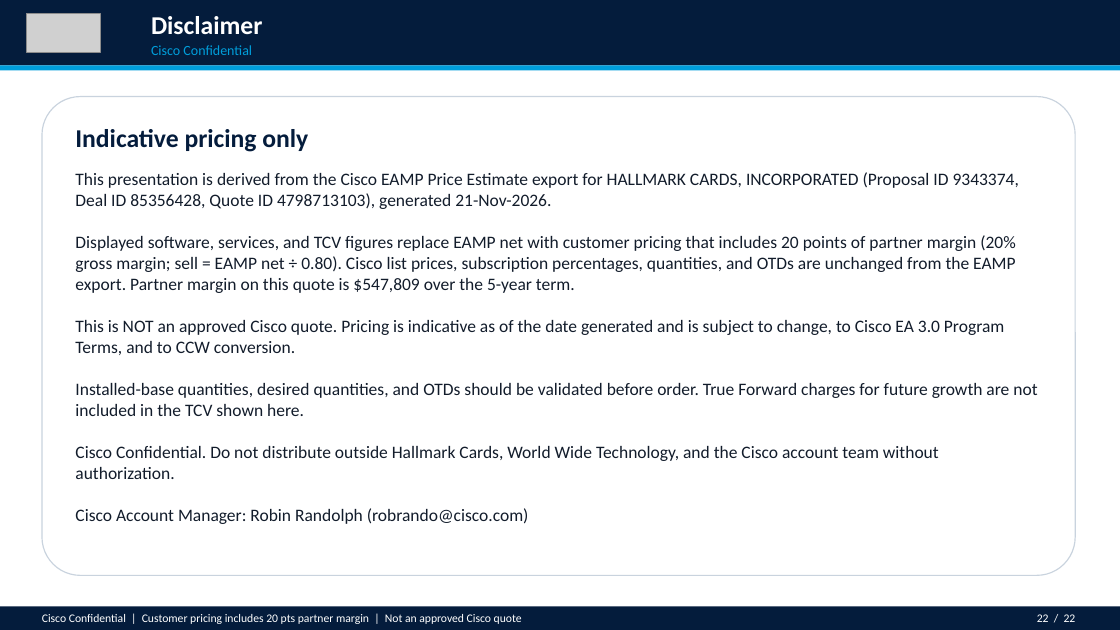
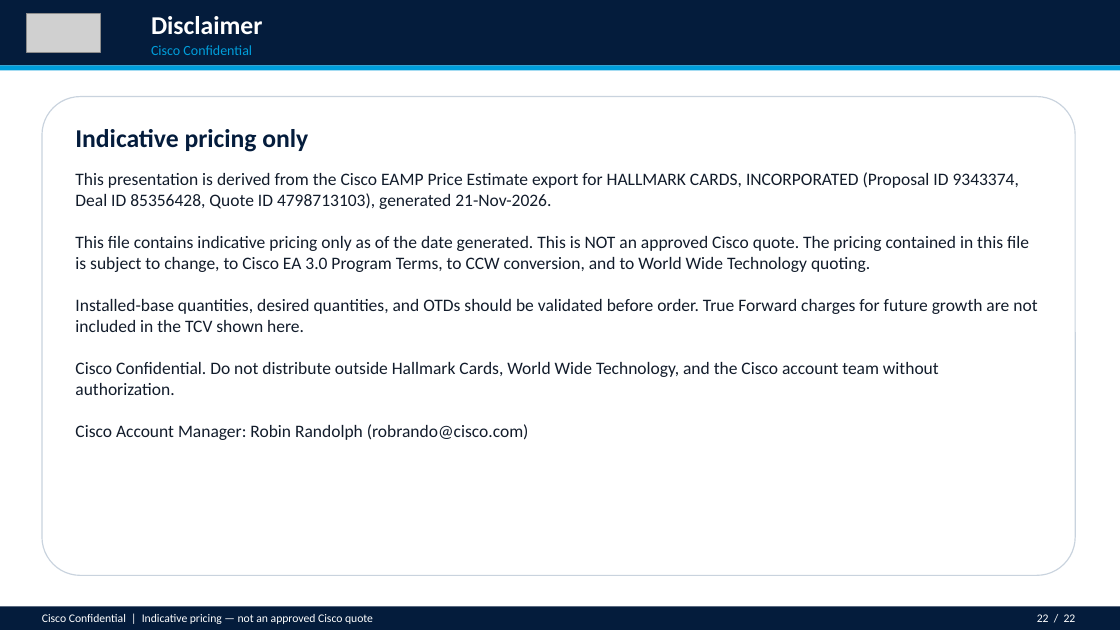
Before and after one commit to chchilds/cxvx, a slide deck: slide 22 of ea-proposal/HALLMARK_CARDS_INCORPORATED_Enterprise_Agreement_Proposal.pptx. Drawn at 1120x630 pixels with LibreOffice and Linux fonts; fonts in the diff are those of the drawing; grey boxes stand for pictures. Boxes give left, top, right and bottom in pixels: in the first picture for what was removed or moved away, otherwise in the second. Text is boxed around its words. In the diff, an @@ line names an element or a change of style, - is before the commit and + after.

```diff
--- a/ea-proposal/HALLMARK_CARDS_INCORPORATED_Enterprise_Agreement_Proposal.pptx
+++ b/ea-proposal/HALLMARK_CARDS_INCORPORATED_Enterprise_Agreement_Proposal.pptx
@@ text at [75, 172, 1037, 440]: text changed @@
-This presentation is derived from the Cisco EAMP Price Estimate export for HALLMARK CARDS, INCORPORATED (Proposal ID 9343374, Deal ID 85356428, Quote ID 4798713103), generated 21-Nov-2026.
-Displayed software, services, and TCV figures replace EAMP net with customer pricing that includes 20 points of partner margin (20% gross margin; sell = EAMP net ÷ 0.80). Cisco list prices, subscription percentages, quantities, and OTDs are unchanged from the EAMP export. Partner margin on this quote is $547,809 over the 5-year term.
-This is NOT an approved Cisco quote. Pricing is indicative as of the date generated and is subject to change, to Cisco EA 3.0 Program Terms, and to CCW conversion.
-Installed-base quantities, desired quantities, and OTDs should be validated before order. True Forward charges for future growth are not included in the TCV shown here.
-Cisco Confidential. Do not distribute outside Hallmark Cards, World Wide Technology, and the Cisco account team without authorization.
-Cisco Account Manager: Robin Randolph (robrando@cisco.com)
+This presentation is derived from the Cisco EAMP Price Estimate export for HALLMARK CARDS, INCORPORATED (Proposal ID 9343374, Deal ID 85356428, Quote ID 4798713103), generated 21-Nov-2026.
+This file contains indicative pricing only as of the date generated. This is NOT an approved Cisco quote. The pricing contained in this file is subject to change, to Cisco EA 3.0 Program Terms, to CCW conversion, and to World Wide Technology quoting.
+Installed-base quantities, desired quantities, and OTDs should be validated before order. True Forward charges for future growth are not included in the TCV shown here.
+Cisco Confidential. Do not distribute outside Hallmark Cards, World Wide Technology, and the Cisco account team without authorization.
+Cisco Account Manager: Robin Randolph (robrando@cisco.com)
@@ text at [42, 614, 373, 624]: text changed @@
-Cisco Confidential | Customer pricing includes 20 pts partner margin | Not an approved Cisco quote
+Cisco Confidential | Indicative pricing — not an approved Cisco quote
```
Also in this commit, not shown: 20 other slides changed, 2 other files.
